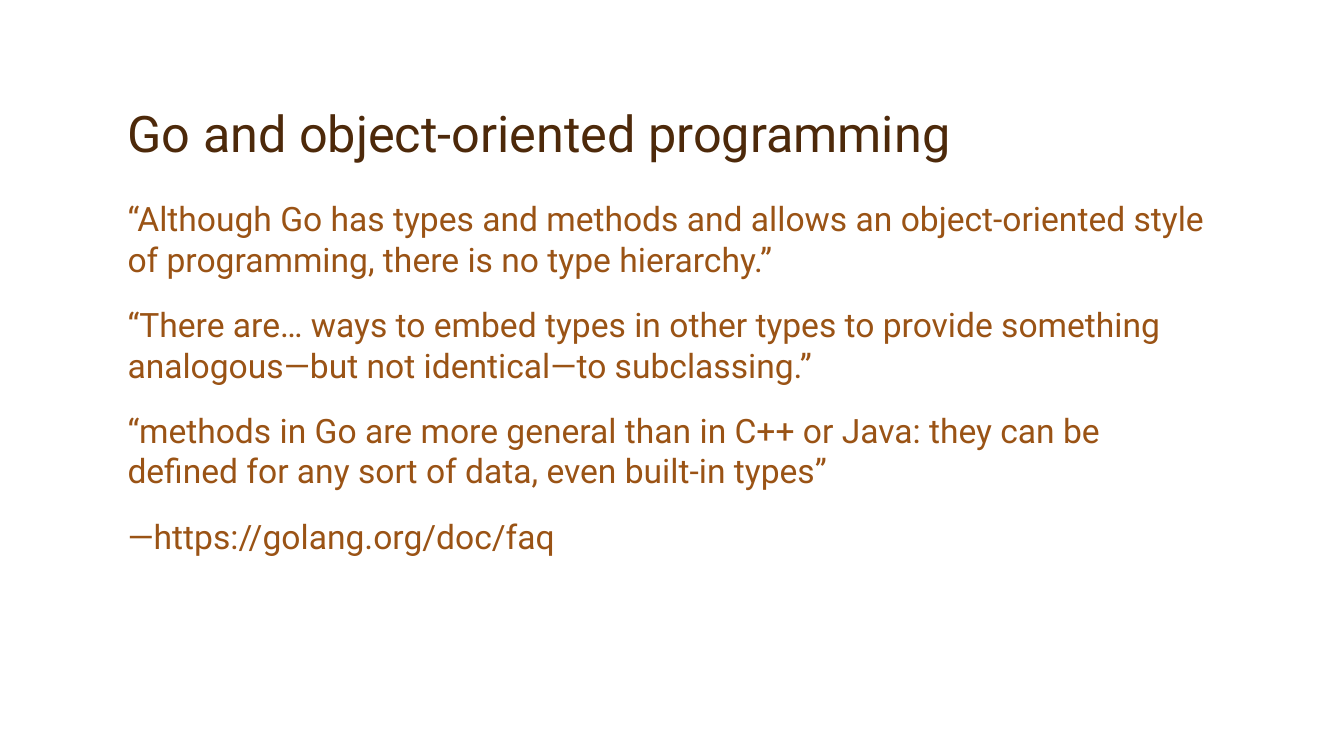
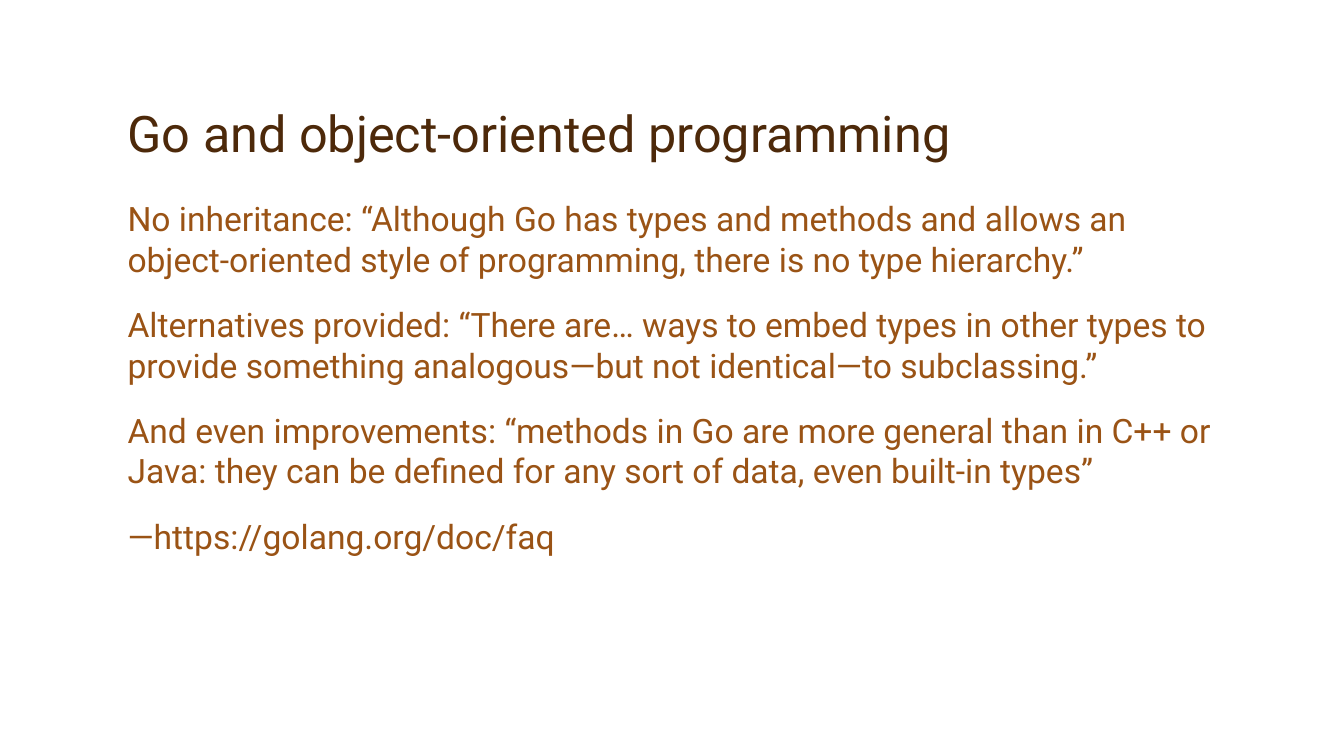
Before and after one commit to jaymcgavren/presentations, a slide deck: slide 33 of go/phillyete/2019/golang_phillyete_2019.pptx (slide 27 before the commit). Drawn at 1344x756 pixels with LibreOffice and Linux fonts; fonts in the diff are those of the drawing; background and template pictures are left out. Boxes give left, top, right and bottom in pixels: in the first picture for what was removed or moved away, otherwise in the second. Text is boxed around its words. In the diff, an @@ line names an element or a change of style, - is before the commit and + after.

```diff
--- a/go/phillyete/2019/golang_phillyete_2019.pptx
+++ b/go/phillyete/2019/golang_phillyete_2019.pptx
@@ text at box(128, 205, 1211, 490): text changed @@
-“Although Go has types and methods and allows an object-oriented style of programming, there is no type hierarchy.”
-“There are… ways to embed types in other types to provide something analogous—but not identical—to subclassing.”
-“methods in Go are more general than in C++ or Java: they can be defined for any sort of data, even built-in types”
+No inheritance: “Although Go has types and methods and allows an object-oriented style of programming, there is no type hierarchy.”
+Alternatives provided: “There are… ways to embed types in other types to provide something analogous—but not identical—to subclassing.”
+And even improvements: “methods in Go are more general than in C++ or Java: they can be defined for any sort of data, even built-in types”
```
Also in this commit, not shown: 35 other slides changed, 38 slides added, 32 slides removed.
